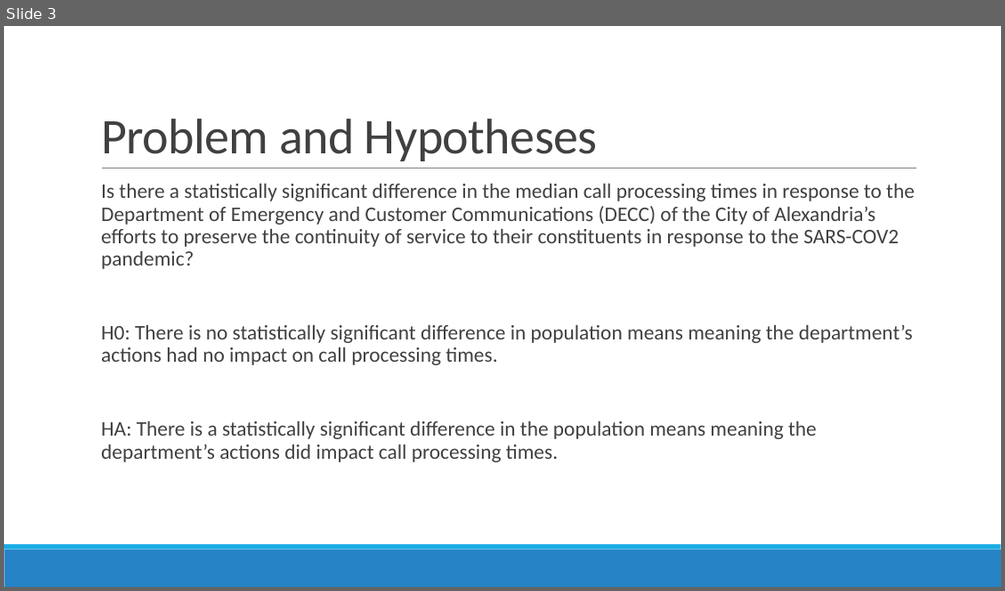
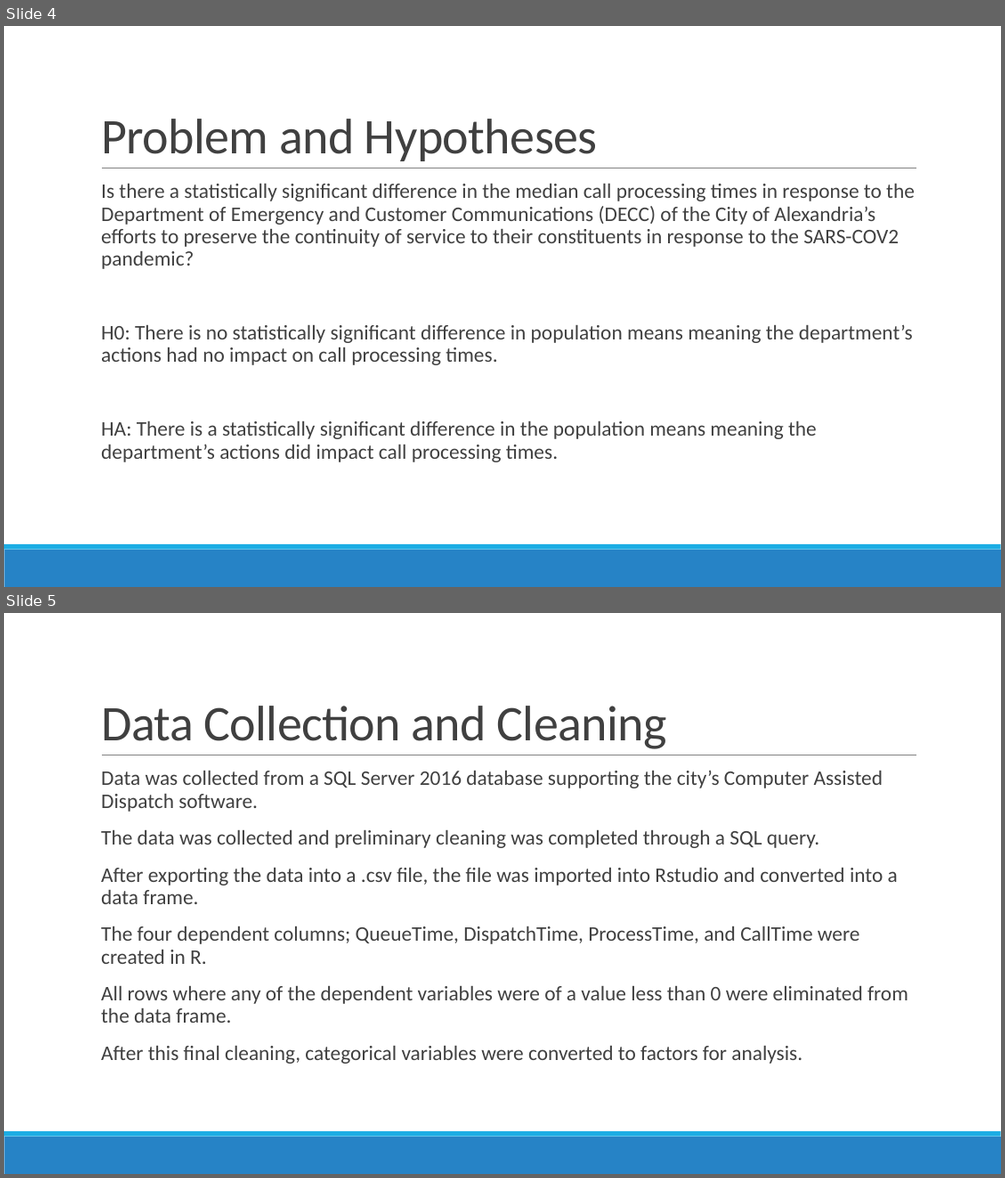
Before and after one commit to trdunsworth/WGU_Capstone, a slide deck: Dunsworth_Presentation.pptx. Shown one above the other, each under a label of ours: slide 3 before the commit, slides 4 and 5 after it. The pictures are 1005x591 and 1005x1178 pixels, drawn with LibreOffice and Linux fonts; fonts in the diff are those of the drawing. Boxes give left, top, right and bottom in pixels: in the first picture for what was removed or moved away, otherwise in the second. Text is boxed around its words. In the diff, an @@ line names an element or a change of style, - is before the commit and + after.

```diff
--- a/Dunsworth_Presentation.pptx
+++ b/Dunsworth_Presentation.pptx
@@ slide 5 added at <box>4,613,1001,1174</box>, background #FFFFFF; not listed: 3 template elements that a slide beside it also shows @@
@@ title added at <box>101,706,667,749</box>, 48 pt, text #404040 @@
+Data Collection and Cleaning
@@ text added at <box>101,770,908,1063</box>, 20 pt, text #404040 @@
+  Data was collected from a SQL Server 2016 database supporting the city’s Computer Assisted Dispatch software.
+  The data was collected and preliminary cleaning was completed through a SQL query.
+  After exporting the data into a .csv file, the file was imported into Rstudio and converted into a data frame.
+  The four dependent columns; QueueTime, DispatchTime, ProcessTime, and CallTime were created in R.
+  All rows where any of the dependent variables were of a value less than 0 were eliminated from the data frame.
+  After this final cleaning, categorical variables were converted to factors for analysis.
@@ what was slide 3 is now slide 4 @@
```
Also in this commit, not shown: 8 other slides added, 1 slide removed.
